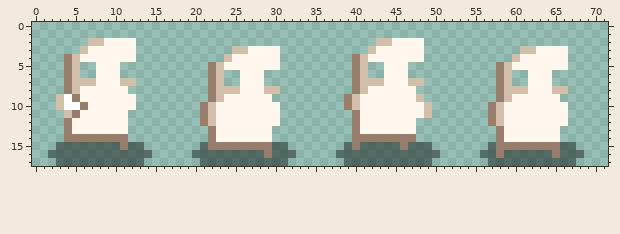
Sprite sheet -- Assets/Resources/Sprites/Skele_Run.png. The first picture shows the starting point.
The file is 72x18 pixels.
After the commit:
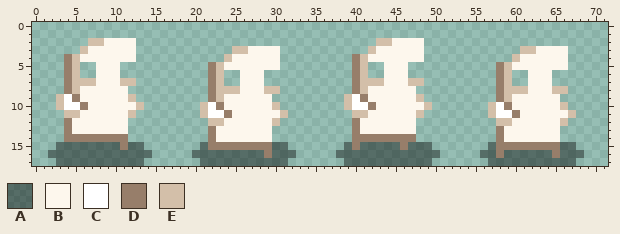
Palette (. is transparent): A #0000006d  B #fdf7ed  C #ffffff  D #977e6a  E #d3bfa9
What changed:
y 9: x 12 B -> E; x 39..41 DEB -> ECD
y 10: x 13 . -> E; x 21..23 DEB -> ECD; x 30 B -> E; x 39..42 DEBB -> ECCD; x 57..59 DEB -> ECD; x 66 B -> E
y 11: x 5 D -> E; x 12 . -> E; x 21..24 DEBB -> ECCD; x 31 . -> E; x 40..41 DB -> EE; x 48..49 BE -> E.; x 57..60 DEBB -> ECCD; x 67 . -> E
y 12: x 21 D -> .; x 23 B -> E; x 30 B -> E; x 57 D -> .; x 59 B -> E; x 66 B -> E
Boxes around the changes in both pictures, in picture pixels (x1, y1, x2, y2):
changed: (128, 94, 144, 118)
changed: (344, 94, 376, 118)
changed: (200, 102, 232, 126)
changed: (272, 102, 288, 126)
changed: (488, 102, 520, 126)
changed: (560, 102, 576, 126)
changed: (72, 110, 80, 118)
changed: (416, 110, 432, 118)
